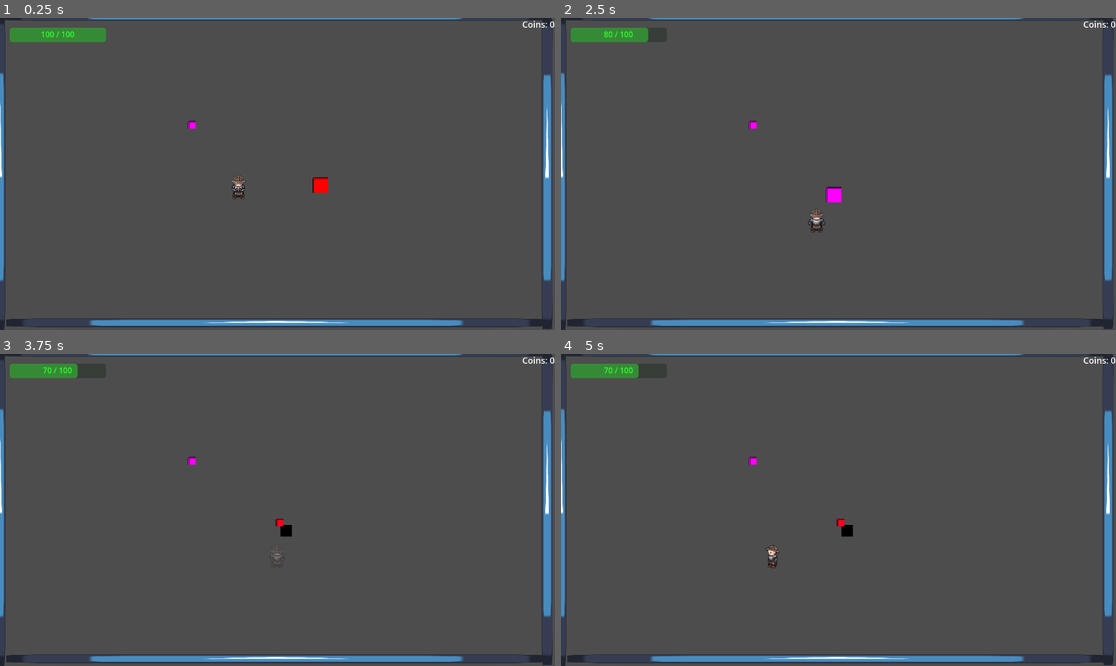
Above: before the commit, frames 1-4 (two rows, left to right).
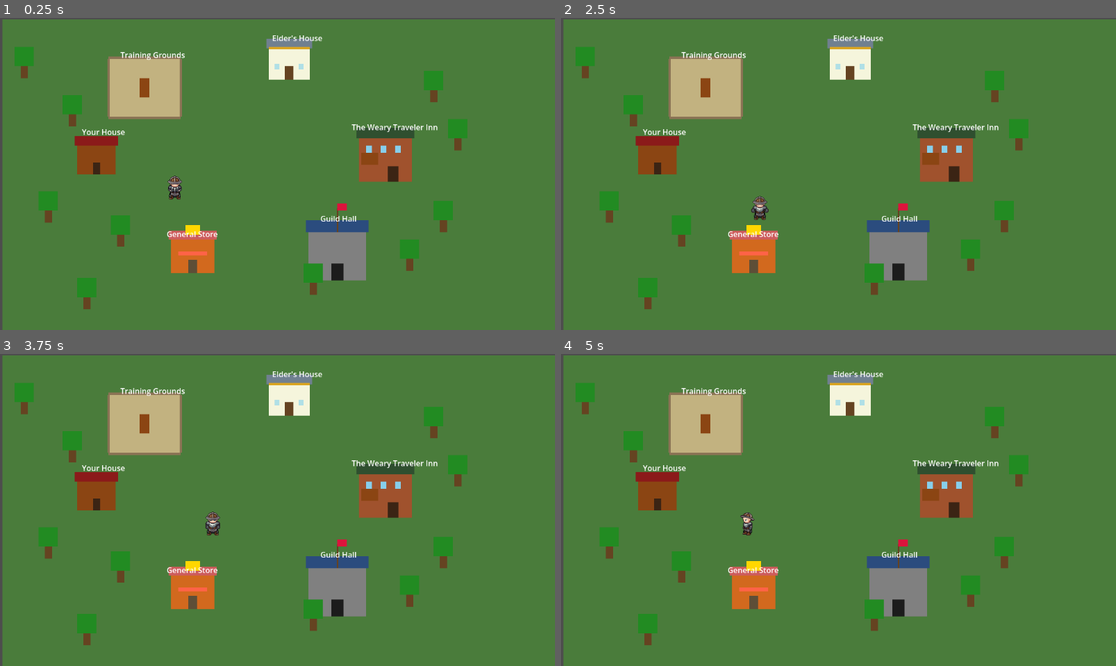
Above: after the commit, the same moments.

Repository: koukous/late-adventure
Game: Godot game, scene res://scenes/village.tscn
Same seed, same stepped clock (60 frames per second), same inputs: the game is played once before the commit and once after it. Before the commit the project starts from res://scenes/world.tscn. The engine's default icon, where the game draws it, is replaced by a stand-in: a white triangle on a blue panel in a dark square. Sound files missing from this copy of the repository are replaced by a short silence.
Inputs (mouse positions are in pixels of both pictures, inside the frame that each line leads up to):
- Up to frame 1 (0.25 s): no input
- Up to frame 2 (2.5 s): move the mouse to (960, 158) at 0.52 s; hold D (move_right) 0.53-1.28 s; click (960, 158) at 0.6 s; move the mouse to (727, 189) at 1.27 s; hold S (move_down) 1.28-2.03 s; click (727, 189) at 1.35 s; move the mouse to (894, 105) at 2.02 s; hold D (move_right) from 2.03 s (still down); click (894, 105) at 2.1 s
- Up to frame 3 (3.75 s): move the mouse to (249, 572) at 2.77 s; release D (move_right) at 2.78 s; hold W (move_up) 2.78-3.53 s; click (249, 572) at 2.85 s; move the mouse to (444, 556) at 3.52 s; hold A (move_left) from 3.53 s (still down); click (444, 556) at 3.6 s
- Up to frame 4 (5 s): keep holding A (move_left); move the mouse to (672, 463) at 4.27 s; click (672, 463) at 4.35 s

The runs differ from the first frame. In frame 1, 99% of the frame differs, in the area x 0-100%, y 0-100%; in frame 2, 99%; in frame 3, 99%; in frame 4, 99%.

Commit message:
VILLAGE BUILD FINISH

Diff:
--- a/project.godot
+++ b/project.godot
@@ -11,7 +11,7 @@
 [application]
 
 config/name="late adventure"
-run/main_scene="uid://1hikhoqsgbln"
+run/main_scene="uid://dpqdp8ukrutmk"
 config/features=PackedStringArray("4.6", "Forward Plus")
 config/icon="res://icon.svg"
 
--- /dev/null
+++ b/scenes/buildings/elder_house.tscn
@@ -0,0 +1,67 @@
+[gd_scene format=3 uid="uid://b86wtqc80qtpt"]
+
+[sub_resource type="RectangleShape2D" id="RectangleShape2D_at3ql"]
+size = Vector2(85, 65)
+
+[sub_resource type="RectangleShape2D" id="RectangleShape2D_tya86"]
+size = Vector2(22, 10)
+
+[node name="ElderHouse" type="Node2D" unique_id=164381257]
+
+[node name="Body" type="ColorRect" parent="." unique_id=108734291]
+offset_left = -42.5
+offset_top = -32.5
+offset_right = 42.5
+offset_bottom = 32.5
+color = Color(0.9607843, 0.9607843, 0.8627451, 1)
+
+[node name="Roof" type="ColorRect" parent="." unique_id=1397474368]
+offset_left = -47.5
+offset_top = -52.0
+offset_right = 47.5
+offset_bottom = -32.0
+color = Color(0.4392157, 0.5019608, 0.5647059, 1)
+
+[node name="Trim" type="ColorRect" parent="." unique_id=408738092]
+offset_left = -42.5
+offset_top = -35.0
+offset_right = 42.5
+offset_bottom = -30.0
+color = Color(0.85490197, 0.64705884, 0.1254902, 1)
+
+[node name="Door" type="ColorRect" parent="." unique_id=1745356172]
+offset_left = -9.0
+offset_top = 4.5
+offset_right = 9.0
+offset_bottom = 32.5
+color = Color(0.39607844, 0.2627451, 0.12941177, 1)
+
+[node name="Window1" type="ColorRect" parent="." unique_id=298502199]
+offset_left = -30.0
+offset_right = -20.0
+offset_bottom = 12.0
+color = Color(0.6901961, 0.8784314, 0.9019608, 1)
+
+[node name="Window2" type="ColorRect" parent="." unique_id=528512906]
+offset_left = 20.0
+offset_right = 30.0
+offset_bottom = 12.0
+color = Color(0.6901961, 0.8784314, 0.9019608, 1)
+
+[node name="StaticBody2D" type="StaticBody2D" parent="." unique_id=1862094815]
+
+[node name="CollisionShape2D" type="CollisionShape2D" parent="StaticBody2D" unique_id=5974642]
+shape = SubResource("RectangleShape2D_at3ql")
+
+[node name="EntranceArea" type="Area2D" parent="." unique_id=857836517]
+position = Vector2(0, 37)
+
+[node name="CollisionShape2D" type="CollisionShape2D" parent="EntranceArea" unique_id=958946922]
+shape = SubResource("RectangleShape2D_tya86")
+
+[node name="Label" type="Label" parent="." unique_id=1550240027]
+offset_left = -35.0
+offset_top = -65.0
+offset_right = 70.0
+offset_bottom = -42.0
+text = "Elder's House"
--- /dev/null
+++ b/scenes/buildings/training_grounds.tscn
@@ -0,0 +1,52 @@
+[gd_scene format=3 uid="uid://ca4iac84t6ohm"]
+
+[node name="TrainingGrounds" type="Node2D" unique_id=81885336]
+
+[node name="ArenaFloor" type="ColorRect" parent="." unique_id=1764548760]
+offset_left = -75.0
+offset_top = -60.0
+offset_right = 75.0
+offset_bottom = 60.0
+color = Color(0.7607843, 0.69803923, 0.5019608, 1)
+
+[node name="FenceTop" type="ColorRect" parent="." unique_id=578589444]
+offset_left = -75.0
+offset_top = -65.0
+offset_right = 75.0
+offset_bottom = -60.0
+color = Color(0.54509807, 0.4509804, 0.33333334, 1)
+
+[node name="FenceBottom" type="ColorRect" parent="." unique_id=17773228]
+offset_left = -75.0
+offset_top = 60.0
+offset_right = 75.0
+offset_bottom = 65.0
+color = Color(0.54509807, 0.4509804, 0.33333334, 1)
+
+[node name="FenceLeft" type="ColorRect" parent="." unique_id=265017164]
+offset_left = -77.5
+offset_top = -60.0
+offset_right = -72.5
+offset_bottom = 60.0
+color = Color(0.54509807, 0.4509804, 0.33333334, 1)
+
+[node name="FenceRight" type="ColorRect" parent="." unique_id=1563577982]
+offset_left = 72.5
+offset_top = -60.0
+offset_right = 77.5
+offset_bottom = 60.0
+color = Color(0.54509807, 0.4509804, 0.33333334, 1)
+
+[node name="Dummy" type="ColorRect" parent="." unique_id=2056040841]
+offset_left = -10.0
+offset_top = -20.0
+offset_right = 10.0
+offset_bottom = 20.0
+color = Color(0.54509807, 0.27058825, 0.07450981, 1)
+
+[node name="Label" type="Label" parent="." unique_id=43740233]
+offset_left = -50.0
+offset_top = -80.0
+offset_right = 84.0
+offset_bottom = -57.0
+text = "Training Grounds"
--- /dev/null
+++ b/scenes/buildings/tree.tscn
@@ -0,0 +1,24 @@
+[gd_scene format=3 uid="uid://lb31uy8m4d78"]
+
+[sub_resource type="CircleShape2D" id="CircleShape2D_ivubx"]
+radius = 20.0
+
+[node name="Tree" type="Node2D" unique_id=331852306]
+
+[node name="Trunk" type="ColorRect" parent="." unique_id=1768259525]
+offset_left = -7.5
+offset_right = 7.5
+offset_bottom = 30.0
+color = Color(0.39607844, 0.2627451, 0.12941177, 1)
+
+[node name="Leaves" type="ColorRect" parent="." unique_id=1739138941]
+offset_left = -20.0
+offset_top = -35.0
+offset_right = 20.0
+offset_bottom = 5.0
+color = Color(0.13333334, 0.54509807, 0.13333334, 1)
+
+[node name="StaticBody2D" type="StaticBody2D" parent="." unique_id=1514245025]
+
+[node name="CollisionShape2D" type="CollisionShape2D" parent="StaticBody2D" unique_id=862348505]
+shape = SubResource("CircleShape2D_ivubx")
--- /dev/null
+++ b/scenes/village.tscn
@@ -0,0 +1,83 @@
+[gd_scene format=3 uid="uid://dpqdp8ukrutmk"]
+
+[ext_resource type="PackedScene" uid="uid://bg45g6xs04ap8" path="res://scenes/buildings/GeneralStore.tscn" id="1_5m02y"]
+[ext_resource type="PackedScene" uid="uid://b0ha4qico7hb" path="res://scenes/buildings/BlackSmith.tscn" id="2_7sh0f"]
+[ext_resource type="PackedScene" uid="uid://b0t6y2eyypdb8" path="res://scenes/buildings/GuildHall.tscn" id="3_pa23k"]
+[ext_resource type="PackedScene" uid="uid://clm12guyg0470" path="res://scenes/buildings/PlayerHouse.tscn" id="4_oiag1"]
+[ext_resource type="PackedScene" uid="uid://b3fvi5dgfbbbv" path="res://scenes/buildings/InnTavern.tscn" id="5_gktdk"]
+[ext_resource type="PackedScene" uid="uid://b86wtqc80qtpt" path="res://scenes/buildings/elder_house.tscn" id="6_a655f"]
+[ext_resource type="PackedScene" uid="uid://ca4iac84t6ohm" path="res://scenes/buildings/training_grounds.tscn" id="7_kcivn"]
+[ext_resource type="PackedScene" uid="uid://lb31uy8m4d78" path="res://scenes/buildings/tree.tscn" id="8_53v4c"]
+[ext_resource type="PackedScene" uid="uid://bkpyaft2y2e6y" path="res://scenes/player.tscn" id="9_7sh0f"]
+
+[node name="Village" type="Node2D" unique_id=1882130929]
+
+[node name="ColorRect" type="ColorRect" parent="." unique_id=626749177]
+offset_left = 5.0
+offset_top = 8.0
+offset_right = 2005.0
+offset_bottom = 2008.0
+color = Color(0.2901961, 0.4862745, 0.23137255, 1)
+
+[node name="GeneralStore" parent="." unique_id=1457128946 instance=ExtResource("1_5m02y")]
+position = Vector2(400, 500)
+
+[node name="BlackSmith" parent="." unique_id=1035286810 instance=ExtResource("2_7sh0f")]
+position = Vector2(1400, 900)
+
+[node name="GuildHall" parent="." unique_id=116330280 instance=ExtResource("3_pa23k")]
+position = Vector2(700, 500)
+
+[node name="PlayerHouse" parent="." unique_id=1782140116 instance=ExtResource("4_oiag1")]
+position = Vector2(200, 300)
+
+[node name="InnTavern" parent="." unique_id=1197881546 instance=ExtResource("5_gktdk")]
+position = Vector2(800, 300)
+
+[node name="ElderHouse" parent="." unique_id=164381257 instance=ExtResource("6_a655f")]
+position = Vector2(600, 100)
+
+[node name="TrainingGrounds" parent="." unique_id=81885336 instance=ExtResource("7_kcivn")]
+position = Vector2(300, 150)
+
+[node name="Tree" parent="." unique_id=331852306 instance=ExtResource("8_53v4c")]
+position = Vector2(150, 200)
+
+[node name="Tree2" parent="." unique_id=912935731 instance=ExtResource("8_53v4c")]
+position = Vector2(900, 150)
+
+[node name="Tree3" parent="." unique_id=1081331496 instance=ExtResource("8_53v4c")]
+position = Vector2(250, 450)
+
+[node name="Tree4" parent="." unique_id=1586720034 instance=ExtResource("8_53v4c")]
+position = Vector2(650, 550)
+
+[node name="Tree5" parent="." unique_id=737737094 instance=ExtResource("8_53v4c")]
+position = Vector2(100, 400)
+
+[node name="Tree6" parent="." unique_id=533353649 instance=ExtResource("8_53v4c")]
+position = Vector2(850, 500)
+
+[node name="Tree7" parent="." unique_id=74065403 instance=ExtResource("8_53v4c")]
+position = Vector2(180, 580)
+
+[node name="Tree8" parent="." unique_id=1851279227 instance=ExtResource("8_53v4c")]
+position = Vector2(920, 420)
+
+[node name="Tree9" parent="." unique_id=641829575 instance=ExtResource("8_53v4c")]
+position = Vector2(50, 100)
+
+[node name="Tree10" parent="." unique_id=21552679 instance=ExtResource("8_53v4c")]
+position = Vector2(950, 250)
+
+[node name="PlayerSpawn" type="Marker2D" parent="." unique_id=1970098962 groups=["player_spawn"]]
+position = Vector2(400, 350)
+
+[node name="Camera2D" type="Camera2D" parent="." unique_id=108721126]
+limit_left = 0
+limit_top = 5
+limit_right = 2000
+limit_bottom = 2000
+
+[node name="Player" parent="." unique_id=1202437955 instance=ExtResource("9_7sh0f")]
+position = Vector2(363, 346)
